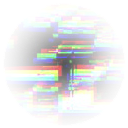
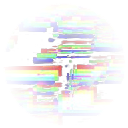
Comparing the layer stacks of the two (128, 128) images. Changes:
painted on "Layer 1" over [4, 8, 124, 125]
